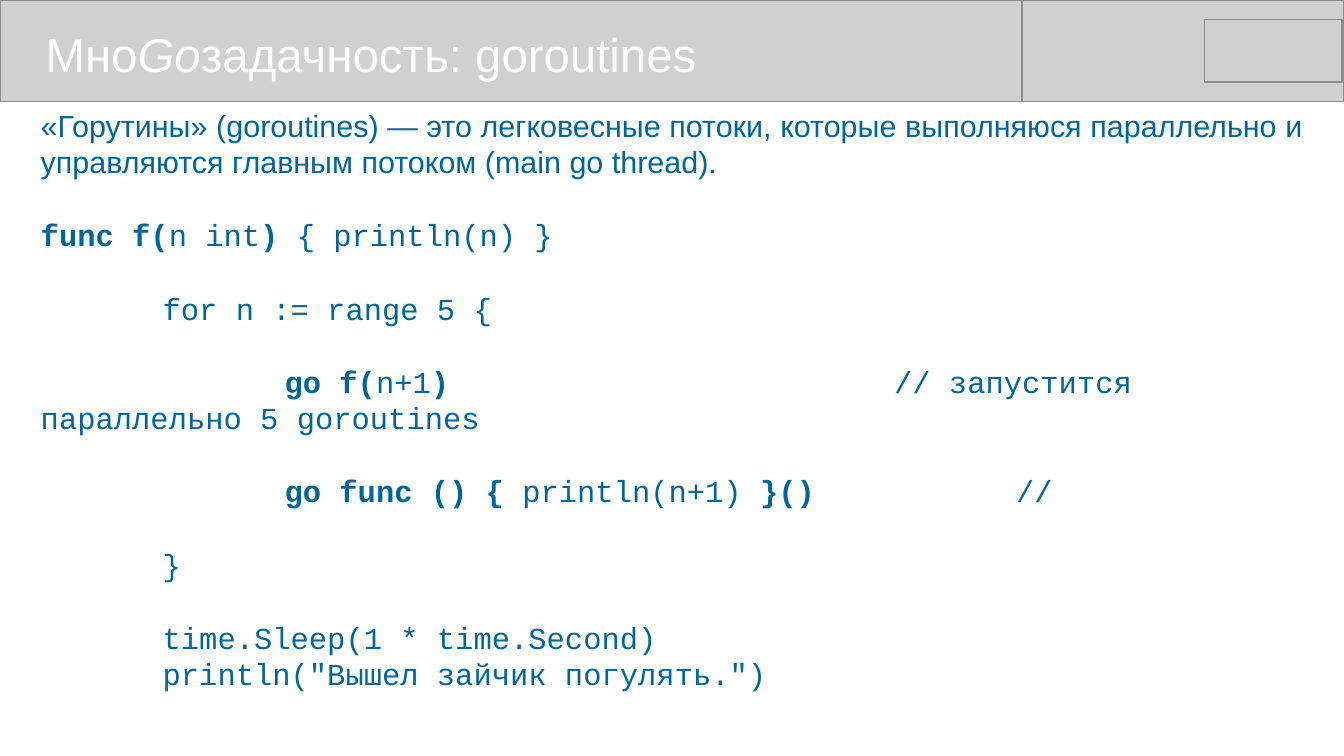
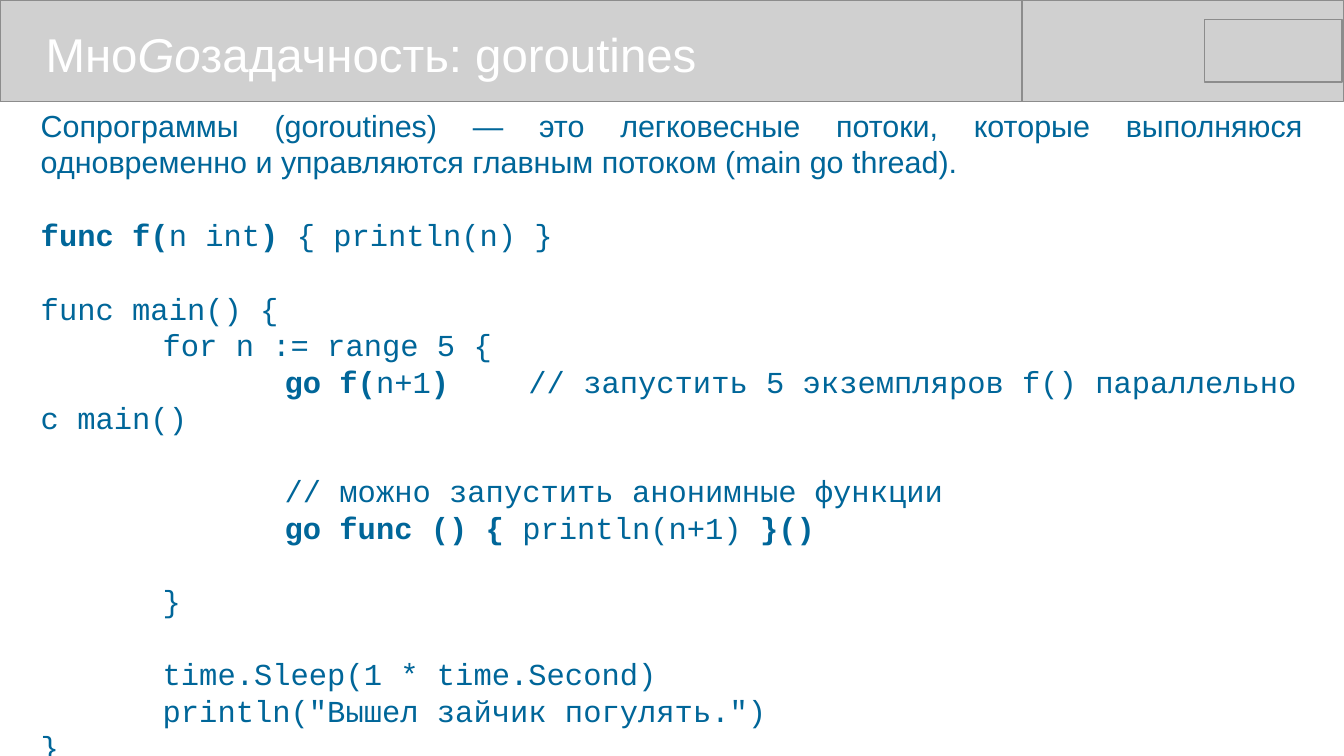
Before and after one commit to mike-shock/Go_language, a slide deck: slide 45 of Go_Review.odp (slide 44 before the commit). Drawn at 1344x756 pixels with LibreOffice and Linux fonts; fonts in the diff are those of the drawing; grey boxes stand for pictures. Boxes give left, top, right and bottom in pixels: in the first picture for what was removed or moved away, otherwise in the second. Text is boxed around its words. In the diff, an @@ line names an element or a change of style, - is before the commit and + after.

```diff
--- a/Go_Review.odp
+++ b/Go_Review.odp
@@ text at [41, 115, 1296, 729]: paragraph added @@
+}
@@ text at [41, 115, 1090, 179]: text changed @@
-«Горутины» (goroutines) — это легковесные потоки, которые выполняюся параллельно и управляются главным потоком (main go thread).
+Сопрограммы (goroutines) — это легковесные потоки, которые выполняюся одновременно и управляются главным потоком (main go thread).
@@ text at [41, 298, 242, 327]: paragraph added @@
+func main() {
@@ text at [285, 371, 1296, 546]: text changed @@
-go f(n+1) // запустится параллельно 5 goroutines
-go func () { println(n+1) }() //
+go f(n+1) // запустить 5 экземпляров f() параллельно c main()
+// можно запустить анонимные функции
+go func () { println(n+1) }()
```
Also in this commit, not shown: 12 other slides changed, 1 slide added.
